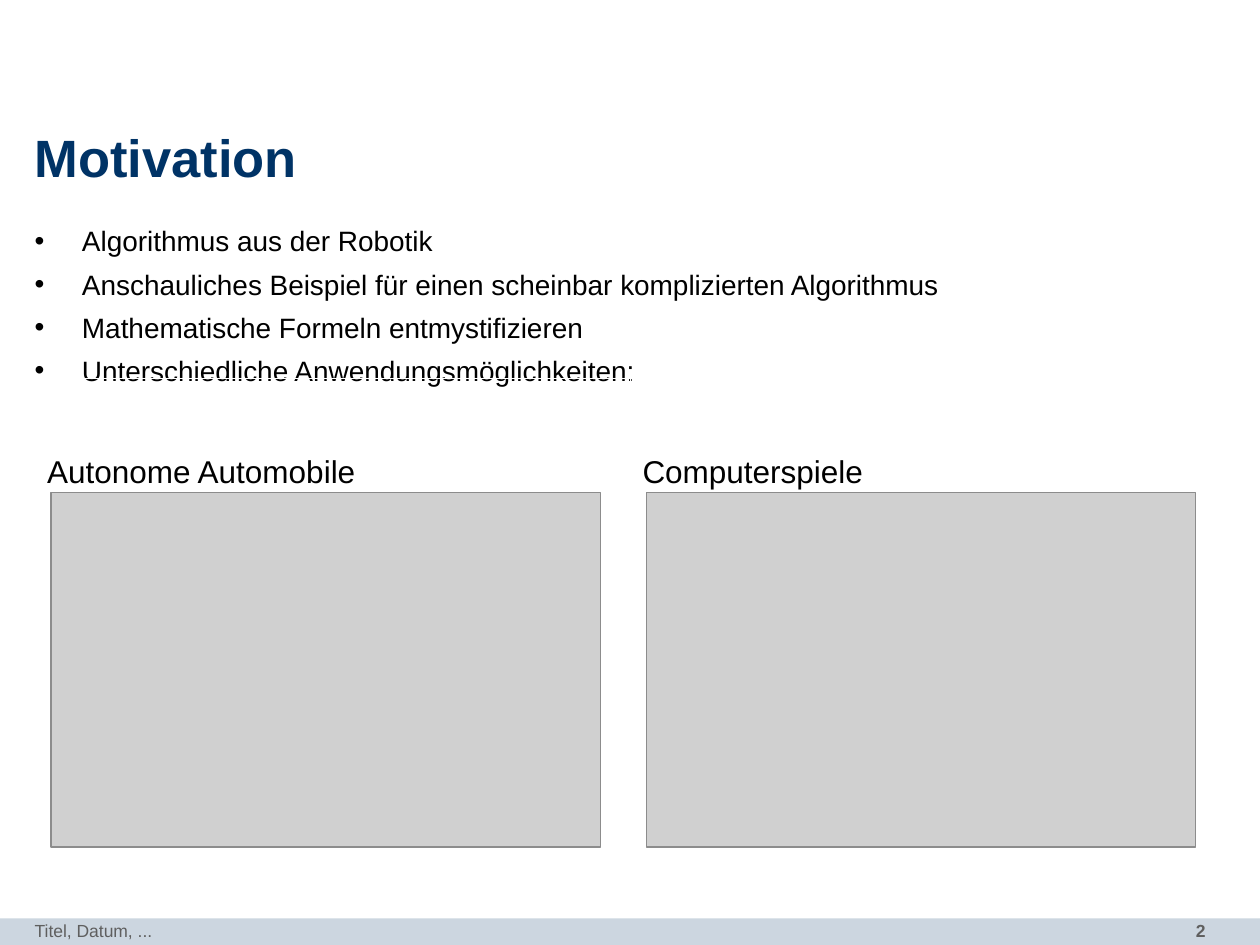
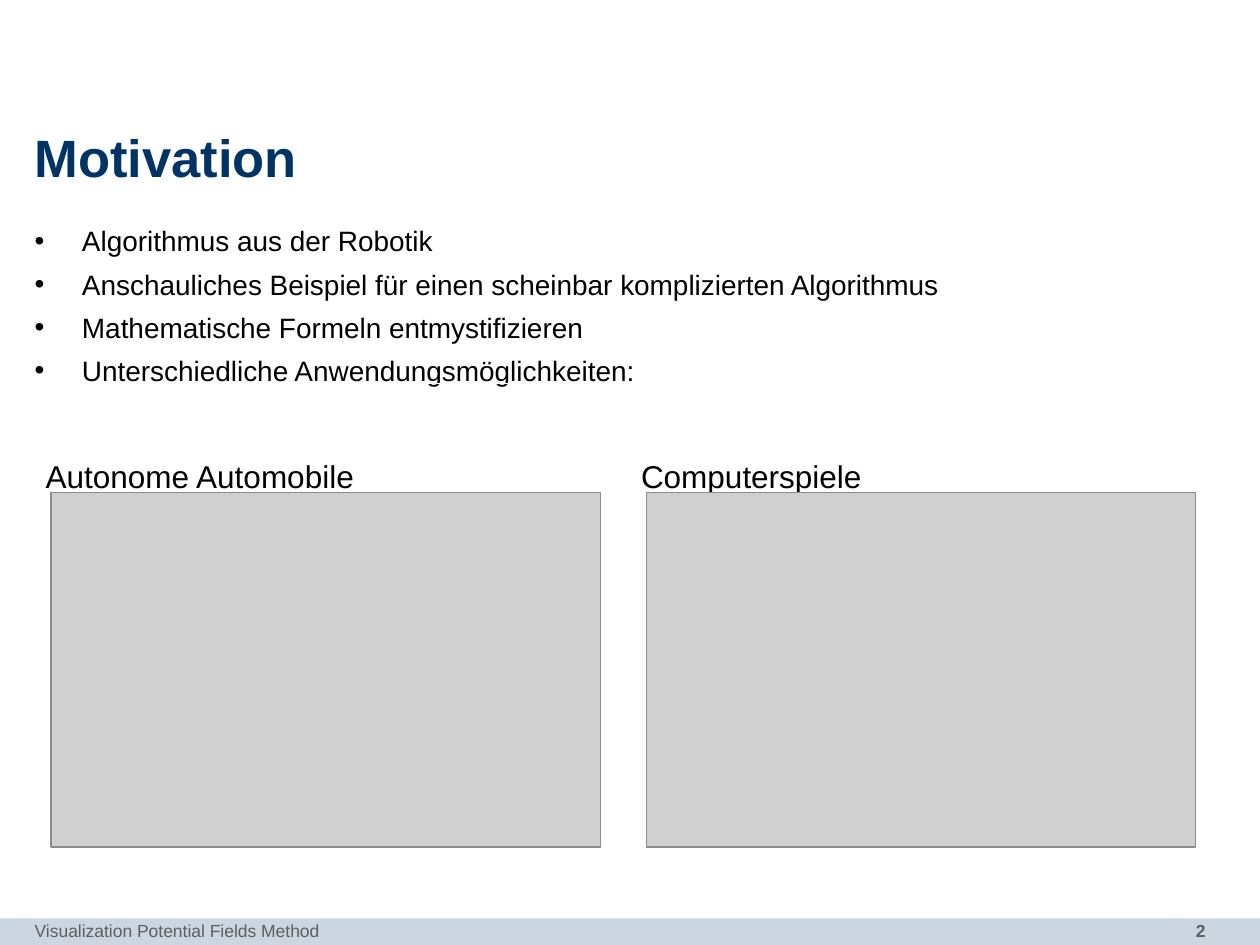
Before and after one commit to mthiop/mthiop.github.io, a slide deck: slide 2 of pres/PP_DataViz.odp. Drawn at 1260x945 pixels with LibreOffice and Linux fonts; fonts in the diff are those of the drawing; grey boxes stand for pictures; background and template pictures are left out. Boxes give left, top, right and bottom in pixels: in the first picture for what was removed or moved away, otherwise in the second. Text is boxed around its words. In the diff, an @@ line names an element or a change of style, - is before the commit and + after.

```diff
--- a/pres/PP_DataViz.odp
+++ b/pres/PP_DataViz.odp
@@ table: place and size @@
-table at [35, 378, 1227, 547]
+table at [33, 383, 1225, 537]
@@ text at [35, 924, 319, 937]: text changed @@
-Titel, Datum, ...
+Visualization Potential Fields Method
```
Also in this commit, not shown: 6 other slides changed.
